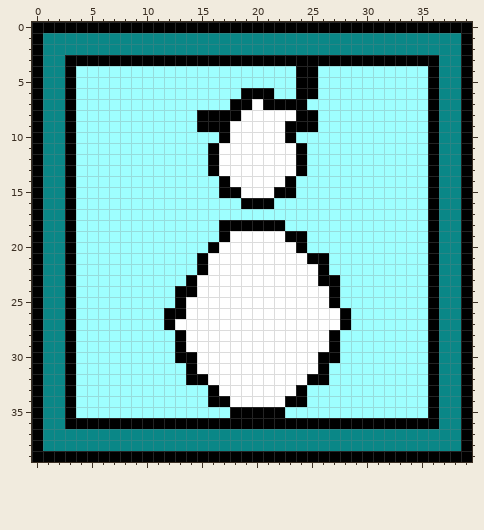
Edited in one commit: pixel-art sprite (SourceArt/Elemental Arrows Magic-Ranged.png). Above: the version before the commit.
The file is 40x40 pixels.
New version:
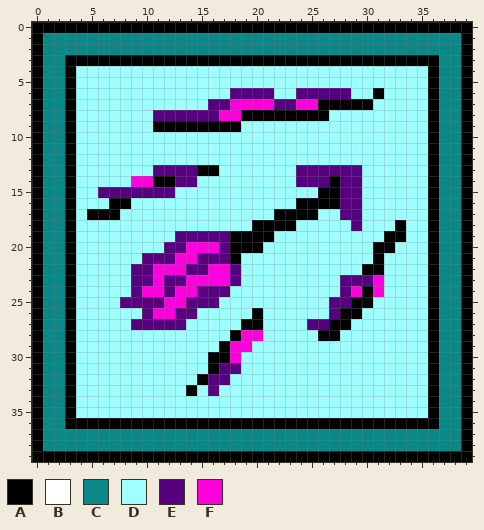
Palette (. is transparent): A #000000  B #ffffff  C #0a8787  D #9effff  E #57007f  F #ff00dc
Diff:
@@ x 0..39 @@
  3 ACCAAAAAAAAAAAAAAAAAAAAAAAAAAAAAAAAAACCA
- 4 ACCADDDDDDDDDDDDDDDDDDDDAADDDDDDDDDDACCA
- 5 ACCADDDDDDDDDDDDDDDDDDDDAADDDDDDDDDDACCA
- 6 ACCADDDDDDDDDDDDDDDAAADDAADDDDDDDDDDACCA
- 7 ACCADDDDDDDDDDDDDDAABAAAADDDDDDDDDDDACCA
- 8 ACCADDDDDDDDDDDAAAABBBBBAADDDDDDDDDDACCA
- 9 ACCADDDDDDDDDDDAAABBBBBAAADDDDDDDDDDACCA
-10 ACCADDDDDDDDDDDDDABBBBBADDDDDDDDDDDDACCA
-11 ACCADDDDDDDDDDDDABBBBBBBADDDDDDDDDDDACCA
-12 ACCADDDDDDDDDDDDABBBBBBBADDDDDDDDDDDACCA
-13 ACCADDDDDDDDDDDDABBBBBBBADDDDDDDDDDDACCA
-14 ACCADDDDDDDDDDDDDABBBBBADDDDDDDDDDDDACCA
-15 ACCADDDDDDDDDDDDDAABBBAADDDDDDDDDDDDACCA
-16 ACCADDDDDDDDDDDDDDDAAADDDDDDDDDDDDDDACCA
-17 ACCADDDDDDDDDDDDDDDDDDDDDDDDDDDDDDDDACCA
-18 ACCADDDDDDDDDDDDDAAAAAADDDDDDDDDDDDDACCA
-19 ACCADDDDDDDDDDDDDABBBBBAADDDDDDDDDDDACCA
-20 ACCADDDDDDDDDDDDABBBBBBBADDDDDDDDDDDACCA
-21 ACCADDDDDDDDDDDABBBBBBBBBAADDDDDDDDDACCA
-22 ACCADDDDDDDDDDDABBBBBBBBBBADDDDDDDDDACCA
-23 ACCADDDDDDDDDDABBBBBBBBBBBAADDDDDDDDACCA
-24 ACCADDDDDDDDDAABBBBBBBBBBBBADDDDDDDDACCA
-25 ACCADDDDDDDDDABBBBBBBBBBBBBADDDDDDDDACCA
-26 ACCADDDDDDDDAABBBBBBBBBBBBBBADDDDDDDACCA
-27 ACCADDDDDDDDABBBBBBBBBBBBBBBADDDDDDDACCA
-28 ACCADDDDDDDDDABBBBBBBBBBBBBADDDDDDDDACCA
-29 ACCADDDDDDDDDABBBBBBBBBBBBBADDDDDDDDACCA
-30 ACCADDDDDDDDDAABBBBBBBBBBBAADDDDDDDDACCA
-31 ACCADDDDDDDDDDABBBBBBBBBBBADDDDDDDDDACCA
-32 ACCADDDDDDDDDDAABBBBBBBBBAADDDDDDDDDACCA
-33 ACCADDDDDDDDDDDDABBBBBBBADDDDDDDDDDDACCA
-34 ACCADDDDDDDDDDDDAABBBBBAADDDDDDDDDDDACCA
-35 ACCADDDDDDDDDDDDDDAAAAADDDDDDDDDDDDDACCA
+ 4 ACCADDDDDDDDDDDDDDDDDDDDDDDDDDDDDDDDACCA
+ 5 ACCADDDDDDDDDDDDDDDDDDDDDDDDDDDDDDDDACCA
+ 6 ACCADDDDDDDDDDDDDDEEEEDDEEEEEDDADDDDACCA
+ 7 ACCADDDDDDDDDDDDEEFFFFEEFFAAAAADDDDDACCA
+ 8 ACCADDDDDDDEEEEEEFFAAAAAAAADDDDDDDDDACCA
+ 9 ACCADDDDDDDAAAAAAAADDDDDDDDDDDDDDDDDACCA
+10 ACCADDDDDDDDDDDDDDDDDDDDDDDDDDDDDDDDACCA
+11 ACCADDDDDDDDDDDDDDDDDDDDDDDDDDDDDDDDACCA
+12 ACCADDDDDDDDDDDDDDDDDDDDDDDDDDDDDDDDACCA
+13 ACCADDDDDDDEEEEAADDDDDDDEEEEEEDDDDDDACCA
+14 ACCADDDDDFFAAEEDDDDDDDDDEEEAEEDDDDDDACCA
+15 ACCADDEEEEEEEDDDDDDDDDDDDDAAEEDDDDDDACCA
+16 ACCADDDAADDDDDDDDDDDDDDDAAAAEEDDDDDDACCA
+17 ACCADAAADDDDDDDDDDDDDDAAAADDEEDDDDDDACCA
+18 ACCADDDDDDDDDDDDDDDDAAAADDDDDEDDDADDACCA
+19 ACCADDDDDDDDDEEEEEAAAADDDDDDDDDDAADDACCA
+20 ACCADDDDDDDDEEFFFEAAADDDDDDDDDDAADDDACCA
+21 ACCADDDDDDEEEFFEEEADDDDDDDDDDDDADDDDACCA
+22 ACCADDDDDEEFFFEEFFEDDDDDDDDDDDAADDDDACCA
+23 ACCADDDDDEEFEEFFFFEDDDDDDDDDEEEFDDDDACCA
+24 ACCADDDDDEFFEFFEEEDDDDDDDDDDEFAFDDDDACCA
+25 ACCADDDDEEEEFFEEEDDDDDDDDDDEEAADDDDDACCA
+26 ACCADDDDDDEFFEEDDDDDADDDDDDEAADDDDDDACCA
+27 ACCADDDDDEEEEEDDDDDAADDDDEEAADDDDDDDACCA
+28 ACCADDDDDDDDDDDDDDAFFDDDDDAADDDDDDDDACCA
+29 ACCADDDDDDDDDDDDDAFFDDDDDDDDDDDDDDDDACCA
+30 ACCADDDDDDDDDDDDAAFDDDDDDDDDDDDDDDDDACCA
+31 ACCADDDDDDDDDDDDAEEDDDDDDDDDDDDDDDDDACCA
+32 ACCADDDDDDDDDDDAEEDDDDDDDDDDDDDDDDDDACCA
+33 ACCADDDDDDDDDDADEDDDDDDDDDDDDDDDDDDDACCA
+34 ACCADDDDDDDDDDDDDDDDDDDDDDDDDDDDDDDDACCA
+35 ACCADDDDDDDDDDDDDDDDDDDDDDDDDDDDDDDDACCA
 36 ACCAAAAAAAAAAAAAAAAAAAAAAAAAAAAAAAAAACCA
Boxes around the changes in both pictures, in picture pixels (x1, y1, x2, y2):
changed: (87, 66, 406, 418)
